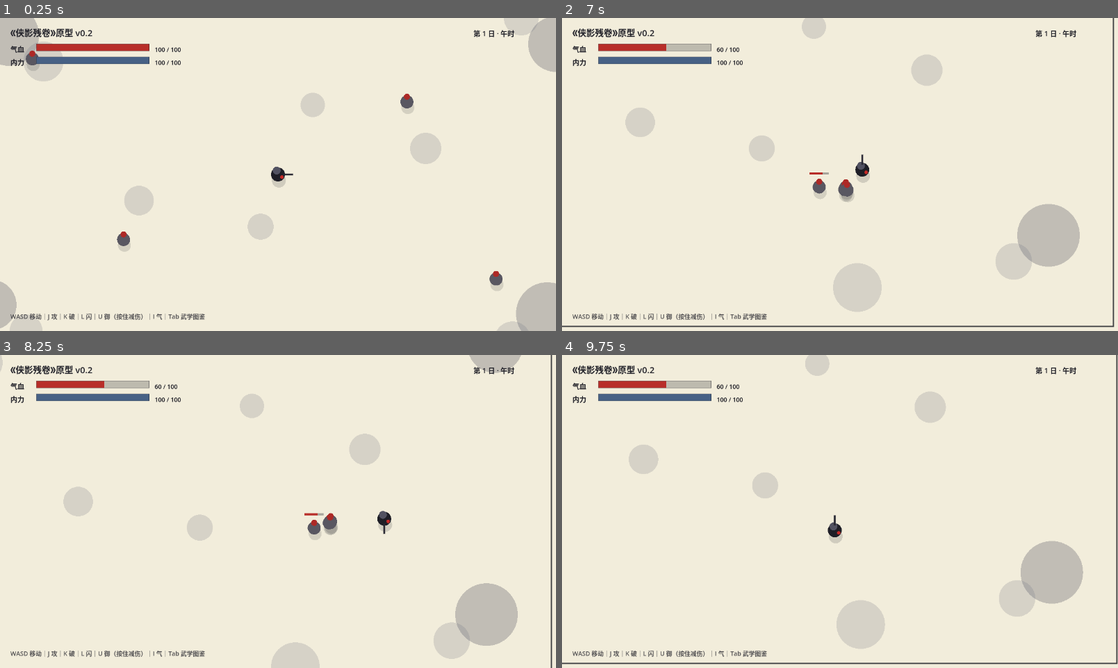
Above: before the commit, frames 1-4 (two rows, left to right).
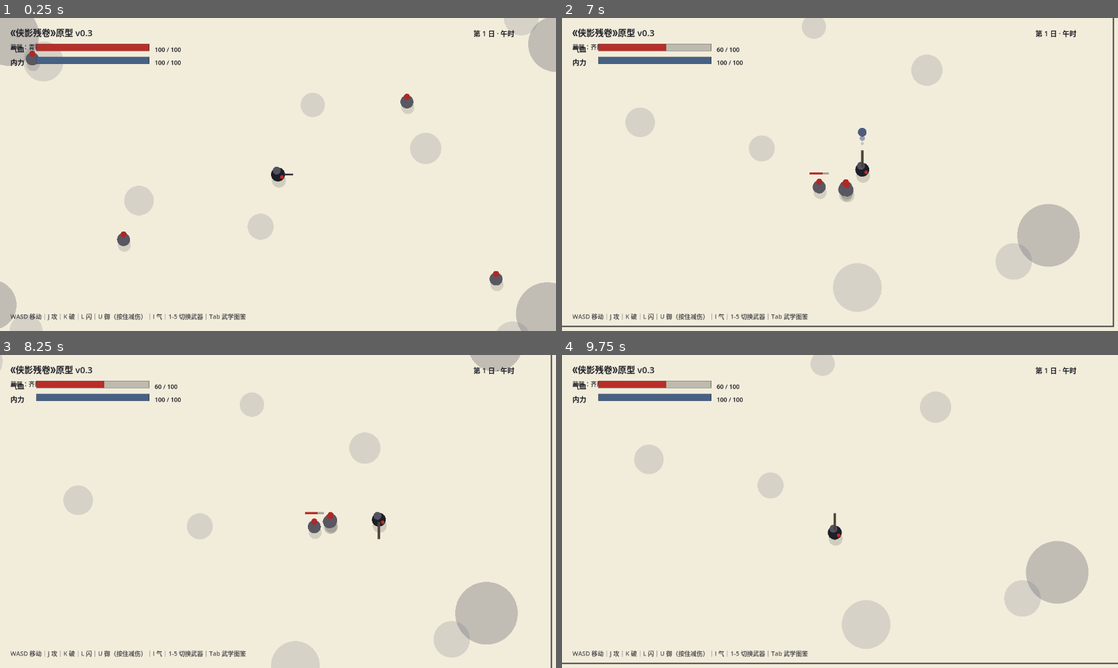
Above: after the commit, the same moments.

Repository: xianshixi26/xiaying-canjuan
Game: Godot game, scene res://scenes/Main.tscn
The game is run twice, just before and just after one commit, with the same random seed, the same clock (stepped at 60 frames per second) and the same inputs.
Inputs:
- Up to frame 1 (0.25 s): no input
- Up to frame 2 (7 s): hold D (move_right) 0.53-1.28 s; hold J (attack) 0.53-1.28 s; tap Space at 0.77, 1.52, 3.02, 3.77, 4.52, 6.02, 6.77 s; tap U (block) at 0.8, 1.35 s; hold S (move_down) 1.28-2.03 s; tap L (dodge) at 1.55 s; hold D (move_right) 2.03-2.78 s; hold L (dodge) 2.03-2.78 s; tap K (heavy) at 2.3, 2.85 s; hold W (move_up) 2.78-3.53 s; tap I (qi) at 3.05 s; hold I (qi) 3.53-4.28 s; hold A (move_left) 3.53-5.03 s; tap 1 (slot_1, bound only after the commit) at 3.8, 4.35 s; tap 2 (slot_2, bound only after the commit) at 4.55 s; hold S (move_down) 5.03-5.78 s; hold 2 (slot_2, bound only after the commit) 5.03-5.78 s; tap 3 (slot_3, bound only after the commit) at 5.3, 5.85 s; hold D (move_right) 5.78-6.53 s; tap 4 (slot_4, bound only after the commit) at 6.05 s; hold W (move_up) from 6.53 s (still down); hold 4 (slot_4, bound only after the commit) from 6.53 s (still down); tap 5 (slot_5, bound only after the commit) at 6.8 s
- Up to frame 3 (8.25 s): release W (move_up) at 7.28 s; release 4 (slot_4, bound only after the commit) at 7.28 s; hold D (move_right) 7.28-8.03 s; tap 5 (slot_5, bound only after the commit) at 7.35 s; tap Space at 7.52 s; tap J (attack) at 7.55 s; hold S (move_down) from 8.03 s (still down); hold J (attack) from 8.03 s (still down)
- Up to frame 4 (9.75 s): tap U (block) at 8.3, 8.85 s; release S (move_down) at 8.78 s; release J (attack) at 8.78 s; hold A (move_left) 8.78-9.53 s; tap Space at 9.02 s; tap L (dodge) at 9.05 s; hold W (move_up) from 9.53 s (still down); hold L (dodge) from 9.53 s (still down)

The runs differ from the first frame. In frame 1, 0.2% of the frame differs, in the area x 1-45%, y 4-97%; in frame 2, 0.3%; in frame 3, 0.8%; in frame 4, 2.1%, in the area x 1-100%, y 0-99%.

Commit message:
[Step 0.3] 武器系统 v0.1：五类武器独立招式组(25招式) + 切换 + 暗器弹道

Diff:
--- a/scripts/combo_system.gd
+++ b/scripts/combo_system.gd
@@ -12,6 +12,11 @@
 
 func _init(p_moves: Array) -> void:
 	moves = p_moves
+
+## 更换招式表（切换武器时调用，见 D-016），并清空输入缓冲
+func set_moves(p_moves: Array) -> void:
+	moves = p_moves
+	_buffer.clear()
 
 func tick(delta: float) -> void:
 	_clock += delta
--- a/scripts/hud.gd
+++ b/scripts/hud.gd
@@ -31,8 +31,16 @@
 	var w := get_viewport_rect().size.x
 	var h := get_viewport_rect().size.y
 
-	# 标题
-	draw_string(font, Vector2(24, 42), "《侠影残卷》原型 v0.2", HORIZONTAL_ALIGNMENT_LEFT, -1.0, size + 4, ink)
+	# 标题 + 当前武器
+	draw_string(font, Vector2(24, 42), "《侠影残卷》原型 v0.3", HORIZONTAL_ALIGNMENT_LEFT, -1.0, size + 4, ink)
+	var wname := "青锋剑"
+	var wtype := "剑"
+	if is_instance_valid(player):
+		var wpn = player.get("weapon")
+		if wpn != null and not wpn.is_empty():
+			wname = str(wpn["name"])
+			wtype = str(wpn["type"])
+	draw_string(font, Vector2(24, 72), "武器：%s（%s）｜按 1-5 切换" % [wname, wtype], HORIZONTAL_ALIGNMENT_LEFT, -1.0, size - 2, Color(0.12, 0.12, 0.15, 0.8))
 
 	# 气血 / 内力
 	var hp := 100.0
@@ -65,19 +73,28 @@
 		draw_string(font, Vector2(w * 0.5 - tw * 0.5, 93.0), _hint_text, HORIZONTAL_ALIGNMENT_LEFT, -1.0, tsize, Color(0.12, 0.12, 0.15, alpha))
 
 	# 操作提示
-	draw_string(font, Vector2(24, h - 28), "WASD 移动｜J 攻｜K 破｜L 闪｜U 御（按住减伤）｜I 气｜Tab 武学图鉴", HORIZONTAL_ALIGNMENT_LEFT, -1.0, size - 2, Color(0.12, 0.12, 0.15, 0.75))
+	draw_string(font, Vector2(24, h - 28), "WASD 移动｜J 攻｜K 破｜L 闪｜U 御（按住减伤）｜I 气｜1-5 切换武器｜Tab 武学图鉴", HORIZONTAL_ALIGNMENT_LEFT, -1.0, size - 2, Color(0.12, 0.12, 0.15, 0.75))
 
 	# 武学图鉴
 	if _manual_open:
 		_draw_manual(font, size, ink, w, h)
 
 func _draw_manual(font: Font, size: int, ink: Color, w: float, h: float) -> void:
+	var list: Array = move_list
+	var wname := ""
+	if is_instance_valid(player):
+		var live = player.get("move_list")
+		if live != null:
+			list = live
+		var pw = player.get("weapon")
+		if pw != null and not pw.is_empty():
+			wname = str(pw["name"])
 	var panel := Rect2(w * 0.5 - 320.0, h * 0.5 - 235.0, 640.0, 470.0)
 	draw_rect(panel, Color(0.95, 0.93, 0.86, 0.95))
 	draw_rect(panel, Color(0.12, 0.12, 0.15, 0.85), false, 2.0)
-	draw_string(font, panel.position + Vector2(24, 42), "武 学 图 鉴（Tab 关闭）", HORIZONTAL_ALIGNMENT_LEFT, -1.0, size + 4, ink)
+	draw_string(font, panel.position + Vector2(24, 42), "武 学 图 鉴 · %s（Tab 关闭）" % wname, HORIZONTAL_ALIGNMENT_LEFT, -1.0, size + 4, ink)
 	var y := panel.position.y + 88.0
-	for move in move_list:
+	for move in list:
 		var disc = player.get("discovered") if is_instance_valid(player) else null
 		var known: bool = bool(disc != null and disc.has(str(move["id"])))
 		if known:
--- a/scripts/main.gd
+++ b/scripts/main.gd
@@ -28,7 +28,7 @@
 	_spawn_enemies()
 	hud.player = player
 	hud.move_list = player.move_list
-	print("《侠影残卷》原型 v0.2 启动成功｜J攻 K破 L闪 U御 I气｜连招：J-J-J / J-J-K / K-J / L-J / U-J / J-K-I｜Tab 武学图鉴")
+	print("《侠影残卷》原型 v0.3 启动成功｜J攻 K破 L闪 U御 I气｜1-5 切换武器（剑/刀/拳掌/暗器/棍）｜同一连招在不同武器下招式不同｜Tab 武学图鉴")
 
 ## 注册输入动作（键位草案见 PRD §2.1；仅在动作缺失时创建，避免重复注册）
 func _register_actions() -> void:
@@ -43,6 +43,11 @@
 		"block": [KEY_U],
 		"qi": [KEY_I],
 		"toggle_manual": [KEY_TAB],
+		"slot_1": [KEY_1],
+		"slot_2": [KEY_2],
+		"slot_3": [KEY_3],
+		"slot_4": [KEY_4],
+		"slot_5": [KEY_5],
 	}
 	for action: String in bindings:
 		if not InputMap.has_action(action):
--- a/scripts/move_database.gd
+++ b/scripts/move_database.gd
@@ -1,63 +1,137 @@
 extends RefCounted
-## 招式数据库（原型 v0.2）
-## 字段：
-##   seq     = 基础动作序列（attack攻 / heavy破 / dodge闪 / block御 / qi气）
-##   kind    = melee 近战爆发 / projectile 剑气 / burst 周身爆发
-##   damage  = 组合命中时的伤害；knock = 击退；dash = 突进速度；cost = 内力消耗
-##   manual  = true 表示需秘籍解锁（秘籍系统接入后启用；当前全部可"摸索领悟"）
+## 招式数据库（原型 v0.3）：武器 + 招式组（D-016 武器-招式绑定）
+##
+## 武器字段：atk_kind/heavy_kind = melee 近战扇形 / ranged 远程弹道；
+##           atk_* / heavy_* = 基础攻击（轻击/重击）参数。
+## 招式字段：seq = 基础动作序列（attack攻 / heavy破 / dodge闪 / block御 / qi气）；
+##           kind = melee 近战爆发 / projectile 弹道 / spread 扇形弹幕 / burst 周身爆发；
+##           damage/knock/dash/cost/projectiles = 效果参数；
+##           manual = true 表示需秘籍解锁（秘籍系统接入后启用；当前全部可"摸索领悟"）。
+
+static func get_weapons() -> Array:
+	return [
+		{
+			"id": "sword", "name": "青锋剑", "type": "剑", "desc": "攻守均衡",
+			"atk_kind": "melee", "atk_damage": 20.0, "atk_range": 82.0, "atk_arc": 110.0, "atk_knock": 180.0, "atk_cd": 0.3,
+			"heavy_kind": "melee", "heavy_damage": 32.0, "heavy_range": 96.0, "heavy_arc": 140.0, "heavy_knock": 260.0, "heavy_cd": 0.6,
+		},
+		{
+			"id": "saber", "name": "雁翎刀", "type": "刀", "desc": "刚猛高伤，出手偏慢",
+			"atk_kind": "melee", "atk_damage": 26.0, "atk_range": 90.0, "atk_arc": 130.0, "atk_knock": 220.0, "atk_cd": 0.38,
+			"heavy_kind": "melee", "heavy_damage": 42.0, "heavy_range": 110.0, "heavy_arc": 160.0, "heavy_knock": 300.0, "heavy_cd": 0.75,
+		},
+		{
+			"id": "fist", "name": "铁砂掌", "type": "拳掌", "desc": "贴身快打，出手最快",
+			"atk_kind": "melee", "atk_damage": 14.0, "atk_range": 70.0, "atk_arc": 90.0, "atk_knock": 120.0, "atk_cd": 0.2,
+			"heavy_kind": "melee", "heavy_damage": 26.0, "heavy_range": 80.0, "heavy_arc": 110.0, "heavy_knock": 220.0, "heavy_cd": 0.5,
+		},
+		{
+			"id": "dart", "name": "透骨钉", "type": "暗器", "desc": "远程压制，近身乏力",
+			"atk_kind": "ranged", "atk_damage": 12.0, "atk_range": 0.0, "atk_arc": 0.0, "atk_knock": 100.0, "atk_cd": 0.25,
+			"heavy_kind": "ranged", "heavy_damage": 22.0, "heavy_range": 0.0, "heavy_arc": 0.0, "heavy_knock": 180.0, "heavy_cd": 0.5,
+		},
+		{
+			"id": "staff", "name": "齐眉棍", "type": "棍", "desc": "大范围控场",
+			"atk_kind": "melee", "atk_damage": 18.0, "atk_range": 100.0, "atk_arc": 140.0, "atk_knock": 200.0, "atk_cd": 0.34,
+			"heavy_kind": "melee", "heavy_damage": 30.0, "heavy_range": 120.0, "heavy_arc": 180.0, "heavy_knock": 280.0, "heavy_cd": 0.65,
+		},
+	]
 
 static func get_moves() -> Array:
 	return [
-		{
-			"id": "san_lian_zhan", "name": "三连斩",
-			"seq": ["attack", "attack", "attack"], "kind": "melee",
-			"damage": 26.0, "range": 92.0, "arc": 130.0, "knock": 160.0, "dash": 160.0,
-			"cost": 0.0, "tier": "低阶", "manual": false,
-			"desc": "连续三击收势，向前突进补刀",
-		},
-		{
-			"id": "tiao_shan", "name": "挑山式",
-			"seq": ["attack", "attack", "heavy"], "kind": "melee",
-			"damage": 42.0, "range": 100.0, "arc": 120.0, "knock": 300.0, "dash": 0.0,
-			"cost": 0.0, "tier": "中阶", "manual": false,
-			"desc": "连击转重击，大力挑飞",
-		},
-		{
-			"id": "duan_yue", "name": "断岳",
-			"seq": ["heavy", "attack"], "kind": "melee",
-			"damage": 30.0, "range": 110.0, "arc": 180.0, "knock": 220.0, "dash": 0.0,
-			"cost": 0.0, "tier": "低阶", "manual": false,
-			"desc": "重击开路，横扫大范围",
-		},
-		{
-			"id": "zhui_ying_ci", "name": "追影刺",
-			"seq": ["dodge", "attack"], "kind": "melee",
-			"damage": 46.0, "range": 120.0, "arc": 60.0, "knock": 180.0, "dash": 320.0,
-			"cost": 0.0, "tier": "中阶", "manual": false,
-			"desc": "闪身后突刺，单点高伤",
-		},
-		{
-			"id": "hui_feng", "name": "防反·回风拂柳",
-			"seq": ["block", "attack"], "kind": "melee",
-			"damage": 38.0, "range": 100.0, "arc": 200.0, "knock": 240.0, "dash": 0.0,
-			"cost": 0.0, "tier": "中阶", "manual": false,
-			"desc": "架势未收即出剑，以守为攻",
-		},
-		{
-			"id": "jian_qi", "name": "剑气纵横",
-			"seq": ["qi"], "kind": "projectile",
-			"damage": 25.0, "range": 0.0, "arc": 0.0, "knock": 160.0, "dash": 0.0,
-			"cost": 20.0, "tier": "低阶", "manual": false,
-			"desc": "剑气离体，远程打击",
-		},
-		{
-			"id": "cangming_yixian", "name": "终结·沧溟一现",
-			"seq": ["attack", "heavy", "qi"], "kind": "burst",
-			"damage": 62.0, "range": 150.0, "arc": 360.0, "knock": 320.0, "dash": 0.0,
-			"cost": 40.0, "tier": "高阶", "manual": false,
-			"desc": "残卷所载绝学一击，周身爆发",
-		},
+		# ===== 剑：均衡 =====
+		{"id": "j_sanzhan", "weapon": "sword", "name": "三连斩", "seq": ["attack", "attack", "attack"], "kind": "melee",
+			"damage": 26.0, "range": 92.0, "arc": 130.0, "knock": 160.0, "dash": 160.0, "cost": 0.0, "tier": "低阶", "manual": false,
+			"desc": "连续三击收势，向前突进补刀"},
+		{"id": "j_zhuiying", "weapon": "sword", "name": "追影刺", "seq": ["dodge", "attack"], "kind": "melee",
+			"damage": 46.0, "range": 120.0, "arc": 60.0, "knock": 180.0, "dash": 320.0, "cost": 0.0, "tier": "中阶", "manual": false,
+			"desc": "闪身后突刺，单点高伤"},
+		{"id": "j_huifeng", "weapon": "sword", "name": "防反·回风拂柳", "seq": ["block", "attack"], "kind": "melee",
+			"damage": 38.0, "range": 100.0, "arc": 200.0, "knock": 240.0, "dash": 0.0, "cost": 0.0, "tier": "中阶", "manual": false,
+			"desc": "架势未收即出剑，以守为攻"},
+		{"id": "j_jianqi", "weapon": "sword", "name": "剑气纵横", "seq": ["qi"], "kind": "projectile",
+			"damage": 25.0, "range": 0.0, "arc": 0.0, "knock": 160.0, "dash": 0.0, "cost": 20.0, "tier": "低阶", "manual": false,
+			"desc": "剑气离体，远程打击"},
+		{"id": "j_cangming", "weapon": "sword", "name": "终结·沧溟一现", "seq": ["attack", "heavy", "qi"], "kind": "burst",
+			"damage": 62.0, "range": 150.0, "arc": 360.0, "knock": 320.0, "dash": 0.0, "cost": 40.0, "tier": "高阶", "manual": false,
+			"desc": "残卷所载绝学一击，周身爆发"},
+
+		# ===== 刀：刚猛 =====
+		{"id": "d_pishan", "weapon": "saber", "name": "劈山式", "seq": ["attack", "attack", "attack"], "kind": "melee",
+			"damage": 34.0, "range": 110.0, "arc": 150.0, "knock": 240.0, "dash": 120.0, "cost": 0.0, "tier": "低阶", "manual": false,
+			"desc": "三刀劈落，势大力沉"},
+		{"id": "d_tiaoshan", "weapon": "saber", "name": "挑山式", "seq": ["attack", "attack", "heavy"], "kind": "melee",
+			"damage": 46.0, "range": 100.0, "arc": 120.0, "knock": 300.0, "dash": 0.0, "cost": 0.0, "tier": "中阶", "manual": false,
+			"desc": "连击转重击，大力挑飞"},
+		{"id": "d_duanyue", "weapon": "saber", "name": "断岳", "seq": ["heavy", "attack"], "kind": "melee",
+			"damage": 34.0, "range": 120.0, "arc": 200.0, "knock": 260.0, "dash": 0.0, "cost": 0.0, "tier": "低阶", "manual": false,
+			"desc": "重击开路，横扫大范围"},
+		{"id": "d_daofeng", "weapon": "saber", "name": "刀风", "seq": ["qi"], "kind": "projectile",
+			"damage": 28.0, "range": 0.0, "arc": 0.0, "knock": 180.0, "dash": 0.0, "cost": 20.0, "tier": "低阶", "manual": false,
+			"desc": "刀气破空，远程斩击"},
+		{"id": "d_qianjun", "weapon": "saber", "name": "终结·千钧斩", "seq": ["attack", "heavy", "heavy"], "kind": "burst",
+			"damage": 70.0, "range": 140.0, "arc": 300.0, "knock": 340.0, "dash": 0.0, "cost": 40.0, "tier": "高阶", "manual": false,
+			"desc": "蓄势双劈，千钧之力"},
+
+		# ===== 拳掌：快打 =====
+		{"id": "f_lianhuan", "weapon": "fist", "name": "连环掌", "seq": ["attack", "attack", "attack"], "kind": "melee",
+			"damage": 22.0, "range": 75.0, "arc": 110.0, "knock": 100.0, "dash": 80.0, "cost": 0.0, "tier": "低阶", "manual": false,
+			"desc": "疾风连掌，贴身速攻"},
+		{"id": "f_bengquan", "weapon": "fist", "name": "崩拳", "seq": ["heavy", "attack"], "kind": "melee",
+			"damage": 30.0, "range": 85.0, "arc": 120.0, "knock": 260.0, "dash": 0.0, "cost": 0.0, "tier": "低阶", "manual": false,
+			"desc": "重掌之后一记崩劲"},
+		{"id": "f_qinlong", "weapon": "fist", "name": "擒龙手", "seq": ["dodge", "attack"], "kind": "melee",
+			"damage": 40.0, "range": 90.0, "arc": 60.0, "knock": 200.0, "dash": 240.0, "cost": 0.0, "tier": "中阶", "manual": false,
+			"desc": "欺身擒拿，专破敌势"},
+		{"id": "f_zhangfeng", "weapon": "fist", "name": "掌风", "seq": ["qi"], "kind": "projectile",
+			"damage": 18.0, "range": 0.0, "arc": 0.0, "knock": 120.0, "dash": 0.0, "cost": 15.0, "tier": "低阶", "manual": false,
+			"desc": "劈空掌力，伤敌于丈外"},
+		{"id": "f_kaibei", "weapon": "fist", "name": "终结·开碑手", "seq": ["attack", "heavy", "qi"], "kind": "burst",
+			"damage": 55.0, "range": 130.0, "arc": 360.0, "knock": 300.0, "dash": 0.0, "cost": 40.0, "tier": "高阶", "manual": false,
+			"desc": "掌劲贯地，碑石俱裂"},
+
+		# ===== 暗器：远程 =====
+		{"id": "a_manhua", "weapon": "dart", "name": "漫天花雨", "seq": ["attack", "attack", "attack"], "kind": "spread",
+			"damage": 18.0, "range": 0.0, "arc": 0.0, "knock": 100.0, "dash": 0.0, "cost": 0.0, "tier": "低阶", "manual": false,
+			"projectiles": 3, "desc": "三钉齐发，扇形覆盖"},
+		{"id": "a_dujili", "weapon": "dart", "name": "毒蒺藜", "seq": ["heavy", "attack"], "kind": "projectile",
+			"damage": 40.0, "range": 0.0, "arc": 0.0, "knock": 160.0, "dash": 0.0, "cost": 0.0, "tier": "中阶", "manual": false,
+			"desc": "重钉破甲（毒伤效果后续接入）"},
+		{"id": "a_houtiao", "weapon": "dart", "name": "后跃投掷", "seq": ["dodge", "qi"], "kind": "projectile",
+			"damage": 30.0, "range": 0.0, "arc": 0.0, "knock": 200.0, "dash": -260.0, "cost": 15.0, "tier": "中阶", "manual": false,
+			"desc": "向后跃开，反手一钉"},
+		{"id": "a_jinshen", "weapon": "dart", "name": "近身防", "seq": ["block", "attack"], "kind": "melee",
+			"damage": 26.0, "range": 90.0, "arc": 180.0, "knock": 220.0, "dash": 0.0, "cost": 0.0, "tier": "低阶", "manual": false,
+			"desc": "被近身时肘击脱困"},
+		{"id": "a_baoyu", "weapon": "dart", "name": "终结·暴雨梨花", "seq": ["attack", "heavy", "qi"], "kind": "spread",
+			"damage": 26.0, "range": 0.0, "arc": 0.0, "knock": 160.0, "dash": 0.0, "cost": 40.0, "tier": "高阶", "manual": false,
+			"projectiles": 5, "desc": "五钉齐出，漫天梨花"},
+
+		# ===== 棍：控场 =====
+		{"id": "g_hengsao", "weapon": "staff", "name": "横扫千军", "seq": ["attack", "attack", "attack"], "kind": "melee",
+			"damage": 30.0, "range": 115.0, "arc": 200.0, "knock": 220.0, "dash": 120.0, "cost": 0.0, "tier": "低阶", "manual": false,
+			"desc": "长棍横扫，逼退群敌"},
+		{"id": "g_gunya", "weapon": "staff", "name": "棍压", "seq": ["attack", "attack", "heavy"], "kind": "melee",
+			"damage": 48.0, "range": 110.0, "arc": 130.0, "knock": 300.0, "dash": 0.0, "cost": 0.0, "tier": "中阶", "manual": false,
+			"desc": "棍势如山，当头压下"},
+		{"id": "g_yueji", "weapon": "staff", "name": "跃击", "seq": ["dodge", "attack"], "kind": "melee",
+			"damage": 44.0, "range": 120.0, "arc": 90.0, "knock": 240.0, "dash": 300.0, "cost": 0.0, "tier": "中阶", "manual": false,
+			"desc": "纵身跃起，一棍砸落"},
+		{"id": "g_gunhua", "weapon": "staff", "name": "棍花", "seq": ["block", "attack"], "kind": "melee",
+			"damage": 36.0, "range": 110.0, "arc": 240.0, "knock": 260.0, "dash": 0.0, "cost": 0.0, "tier": "中阶", "manual": false,
+			"desc": "舞棍成花，守中带攻"},
+		{"id": "g_dinghai", "weapon": "staff", "name": "终结·定海一击", "seq": ["attack", "heavy", "qi"], "kind": "burst",
+			"damage": 66.0, "range": 150.0, "arc": 360.0, "knock": 340.0, "dash": 0.0, "cost": 40.0, "tier": "高阶", "manual": false,
+			"desc": "一棍定海，四野俱震"},
 	]
+
+## 按武器 id 过滤招式组
+static func moves_for(weapon_id: String) -> Array:
+	var out: Array = []
+	for move in get_moves():
+		if str(move["weapon"]) == weapon_id:
+			out.append(move)
+	return out
 
 ## 把输入序列翻译成按键提示文本，如 ["attack","attack","heavy"] → "攻-攻-破"
 static func seq_text(seq: Array) -> String:
--- a/scripts/player.gd
+++ b/scripts/player.gd
@@ -1,7 +1,7 @@
 extends CharacterBody2D
-## 玩家控制器（原型 v0.2）：基础动作 + 组合招式引擎 + 内力
-## 基础键：J攻 / K破 / L闪 / U御（按住）/ I气（PRD §2.1 草案键位）
-## 组合：按键序列在时间窗口内命中招式表即触发（见 move_database.gd）
+## 玩家控制器（原型 v0.3）：基础动作 + 武器系统 + 组合招式引擎 + 内力
+## 基础键：J攻 / K破 / L闪 / U御（按住）/ I气 ｜ 1-5 切换武器（正式版由拾取/装备驱动）
+## 组合：按键序列在时间窗口内命中当前武器的招式表即触发（D-016 武器-招式绑定）
 ## 渲染：水墨占位——墨色形体 + 印章红点缀
 
 signal hp_changed(hp: float, max_hp: float)
@@ -15,29 +15,12 @@
 const ACCEL := 2000.0
 const FRICTION := 2400.0
 
-const ATTACK_RANGE := 82.0
-const ATTACK_ARC_DEG := 110.0
-const ATTACK_DAMAGE := 20.0
-const ATTACK_KNOCK := 180.0
-const ATTACK_COOLDOWN := 0.3
-
-const HEAVY_RANGE := 96.0
-const HEAVY_ARC_DEG := 140.0
-const HEAVY_DAMAGE := 32.0
-const HEAVY_KNOCK := 260.0
-const HEAVY_COOLDOWN := 0.6
-
 const DASH_SPEED := 680.0
 const DASH_TIME := 0.16
 const DASH_COOLDOWN := 0.55
 
 const BLOCK_SPEED_RATIO := 0.45
 const BLOCK_DAMAGE_RATIO := 0.3
-
-const QI_COST := 20.0
-const QI_DAMAGE := 25.0
-const QI_KNOCK := 160.0
-const QI_COOLDOWN := 0.45
 
 const MP_REGEN := 12.0
 const ARENA_HALF := Vector2(760.0, 520.0)
@@ -49,7 +32,9 @@
 var facing := Vector2.RIGHT
 
 var hud: Node = null
-var move_list: Array = []     # 招式数据（供 HUD 武学图鉴）
+var weapon_list: Array = []   # 全部武器
+var weapon: Dictionary = {}   # 当前武器
+var move_list: Array = []     # 当前武器招式组（供 HUD 武学图鉴）
 var discovered := {}          # 已领悟招式 id -> true
 
 var _combo = null
@@ -64,8 +49,24 @@
 var _hit_flash := 0.0
 
 func _ready() -> void:
-	move_list = MoveDB.get_moves()
-	_combo = ComboSystem.new(move_list)
+	weapon_list = MoveDB.get_weapons()
+	_combo = ComboSystem.new([])
+	set_weapon(0)
+
+## 切换武器：更换招式组与基础攻击参数（D-016）
+func set_weapon(idx: int) -> void:
+	if weapon_list.is_empty():
+		return
+	var i := clampi(idx, 0, weapon_list.size() - 1)
+	weapon = weapon_list[i]
+	move_list = MoveDB.moves_for(str(weapon["id"]))
+	_combo.set_moves(move_list)
+	_attack_cd = 0.0
+	_heavy_cd = 0.0
+	if hud != null:
+		hud.move_list = move_list
+	if not weapon.is_empty():
+		_hint("切换武器：%s（%s）——招式组已改变" % [str(weapon["name"]), str(weapon["type"])])
 
 func _physics_process(delta: float) -> void:
 	_attack_cd = maxf(_attack_cd - delta, 0.0)
@@ -101,16 +102,22 @@
 	if event.is_action_pressed("attack"):
 		var move = _combo.push_action("attack")
 		if _attack_cd <= 0.0 and _dash_time <= 0.0:
-			_attack_cd = ATTACK_COOLDOWN
+			_attack_cd = float(weapon["atk_cd"])
 			_slash_time = 0.18
-			_hit_enemies(ATTACK_RANGE, ATTACK_ARC_DEG, ATTACK_DAMAGE, ATTACK_KNOCK)
+			if str(weapon["atk_kind"]) == "ranged":
+				_spawn_projectile(facing, float(weapon["atk_damage"]), float(weapon["atk_knock"]))
+			else:
+				_hit_enemies(float(weapon["atk_range"]), float(weapon["atk_arc"]), float(weapon["atk_damage"]), float(weapon["atk_knock"]))
 		_resolve_move(move)
 	elif event.is_action_pressed("heavy"):
 		var move = _combo.push_action("heavy")
 		if _heavy_cd <= 0.0:
-			_heavy_cd = HEAVY_COOLDOWN
+			_heavy_cd = float(weapon["heavy_cd"])
 			_heavy_time = 0.25
-			_hit_enemies(HEAVY_RANGE, HEAVY_ARC_DEG, HEAVY_DAMAGE, HEAVY_KNOCK)
+			if str(weapon["heavy_kind"]) == "ranged":
+				_spawn_projectile(facing, float(weapon["heavy_damage"]), float(weapon["heavy_knock"]))
+			else:
+				_hit_enemies(float(weapon["heavy_range"]), float(weapon["heavy_arc"]), float(weapon["heavy_damage"]), float(weapon["heavy_knock"]))
 		_resolve_move(move)
 	elif event.is_action_pressed("dodge"):
 		var move = _combo.push_action("dodge")
@@ -122,6 +129,16 @@
 			_basic_qi()
 	elif event.is_action_pressed("block"):
 		_combo.push_action("block")
+	elif event.is_action_pressed("slot_1"):
+		set_weapon(0)
+	elif event.is_action_pressed("slot_2"):
+		set_weapon(1)
+	elif event.is_action_pressed("slot_3"):
+		set_weapon(2)
+	elif event.is_action_pressed("slot_4"):
+		set_weapon(3)
+	elif event.is_action_pressed("slot_5"):
+		set_weapon(4)
 
 ## 执行组合命中效果；返回 true 表示有招式被消耗/施展
 func _resolve_move(move: Dictionary) -> bool:
@@ -138,31 +155,43 @@
 		_hint("✦ 领悟新招式：%s（%s）" % [str(move["name"]), MoveDB.seq_text(move["seq"])])
 	else:
 		_hint("▸ %s！" % str(move["name"]))
-	# 效果
+	# 位移效果（负值=后撤）
+	if float(move["dash"]) != 0.0:
+		velocity = facing * float(move["dash"])
+	# 伤害效果
 	match str(move["kind"]):
 		"projectile":
 			if _qi_cd > 0.0:
 				return true
-			_qi_cd = QI_COOLDOWN
-			_spawn_projectile(float(move["damage"]), float(move["knock"]))
+			_qi_cd = QI_CD
+			_spawn_projectile(facing, float(move["damage"]), float(move["knock"]))
+		"spread":
+			if _qi_cd > 0.0:
+				return true
+			_qi_cd = QI_CD
+			_spawn_spread(move)
 		_:
-			_hit_enemies(float(move["range"]), float(move["arc"]), float(move["damage"]), float(move["knock"]), float(move["dash"]))
+			_hit_enemies(float(move["range"]), float(move["arc"]), float(move["damage"]), float(move["knock"]))
 	return true
+
+const QI_CD := 0.45
 
 func _basic_qi() -> void:
 	if _qi_cd > 0.0:
 		return
-	if mp < QI_COST:
-		_hint("内力不足")
-		return
-	mp -= QI_COST
-	_qi_cd = QI_COOLDOWN
-	_spawn_projectile(QI_DAMAGE, QI_KNOCK)
-
-func _spawn_projectile(damage: float, knock: float) -> void:
+	_qi_cd = QI_CD
+	_spawn_projectile(facing, 25.0, 160.0)
+
+func _spawn_projectile(dir: Vector2, damage: float, knock: float) -> void:
 	var proj = ProjectileScript.new()
-	proj.setup(facing.normalized(), damage, knock, global_position + facing.normalized() * 30.0)
+	proj.setup(dir.normalized(), damage, knock, global_position + dir.normalized() * 30.0)
 	get_parent().add_child(proj)
+
+func _spawn_spread(move: Dictionary) -> void:
+	var count := int(move.get("projectiles", 3))
+	for i in count:
+		var t := 0.0 if count <= 1 else (float(i) / float(count - 1) - 0.5) * 1.0
+		_spawn_projectile(facing.rotated(t), float(move["damage"]), float(move["knock"]))
 
 func _try_dash() -> void:
 	if _dash_cd > 0.0:
@@ -220,21 +249,32 @@
 	draw_circle(Vector2.ZERO, 16.0, body)
 	# 发髻（淡墨）
 	draw_circle(Vector2(-3, -9), 9.0, Color(0.32, 0.32, 0.38))
-	# 兵器笔触（指向朝向）
+	# 兵器笔触（随武器类型变化）
 	var dir := facing.normalized()
-	draw_line(dir * 12.0, dir * 34.0, Color(0.16, 0.16, 0.2), 4.0, true)
+	var ink := Color(0.16, 0.16, 0.2)
+	match str(weapon.get("type", "剑")):
+		"剑":
+			draw_line(dir * 12.0, dir * 34.0, ink, 4.0, true)
+		"刀":
+			draw_line(dir * 10.0, dir * 32.0, ink, 7.0, true)
+		"拳掌":
+			draw_circle(dir * 22.0, 6.0, ink)
+		"暗器":
+			draw_circle(dir * 26.0, 4.0, Color(0.45, 0.42, 0.35))
+		"棍":
+			draw_line(dir * 6.0, dir * 44.0, Color(0.30, 0.26, 0.22), 5.0, true)
 	# 印章红点缀
 	draw_circle(Vector2(9, 6), 4.0, Color(0.78, 0.16, 0.15))
 	# 轻击刀光
 	if _slash_time > 0.0:
 		var aim := facing.angle()
-		var sweep := deg_to_rad(ATTACK_ARC_DEG)
+		var sweep := deg_to_rad(float(weapon.get("atk_arc", 110.0)))
 		draw_arc(Vector2.ZERO, 58.0, aim - sweep * 0.5, aim + sweep * 0.5, 28, Color(0.96, 0.94, 0.88, 0.9), 7.0, true)
 		draw_arc(Vector2.ZERO, 66.0, aim - sweep * 0.42, aim + sweep * 0.42, 24, Color(0.12, 0.12, 0.15, 0.35), 3.0, true)
 	# 重击刀光（宽）
 	if _heavy_time > 0.0:
 		var aim2 := facing.angle()
-		var sweep2 := deg_to_rad(HEAVY_ARC_DEG)
+		var sweep2 := deg_to_rad(float(weapon.get("heavy_arc", 140.0)))
 		draw_arc(Vector2.ZERO, 72.0, aim2 - sweep2 * 0.5, aim2 + sweep2 * 0.5, 30, Color(0.78, 0.16, 0.15, 0.55), 9.0, true)
 	# 格挡架势
 	if Input.is_action_pressed("block"):
